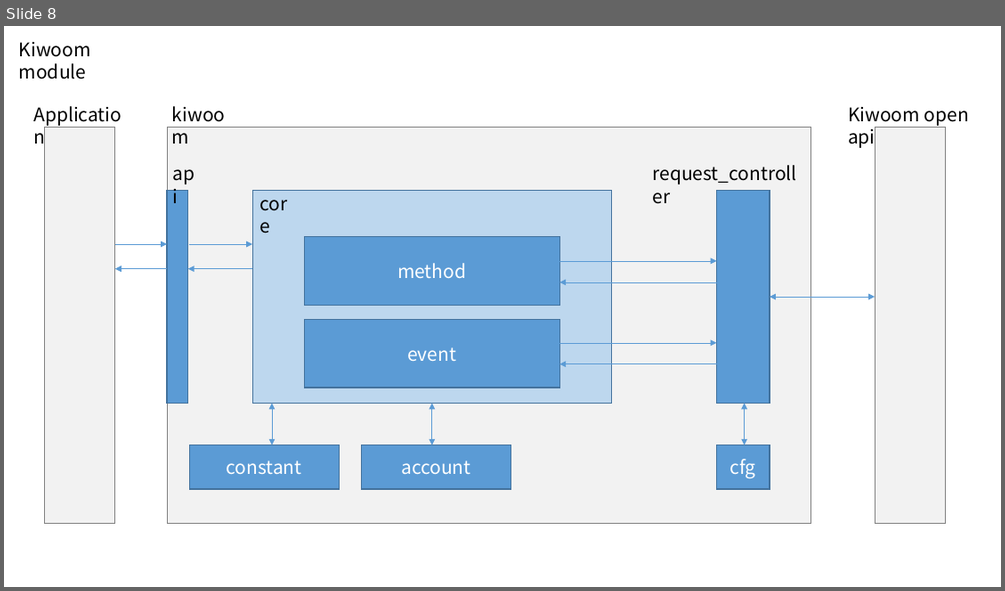
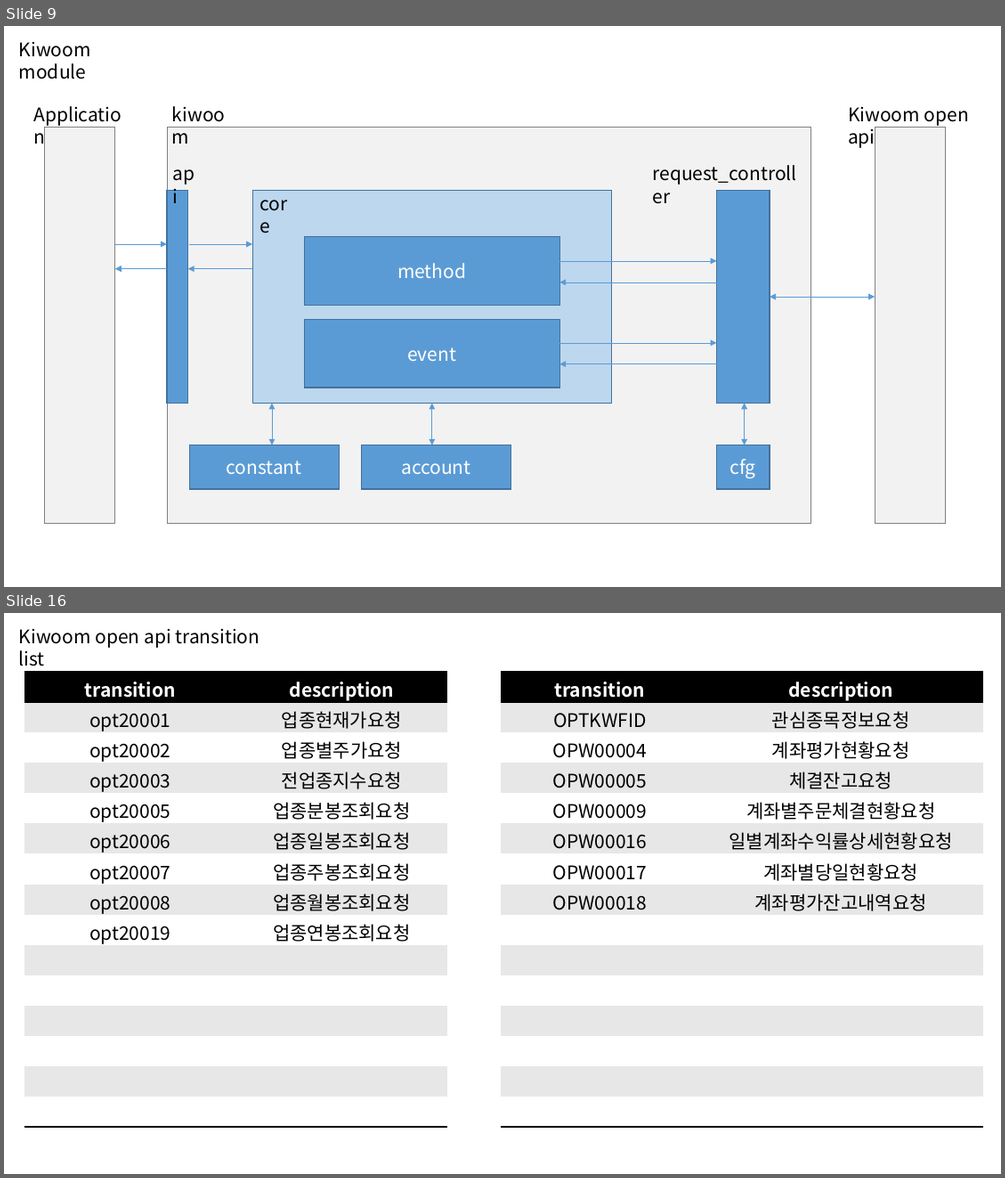
Before and after one commit to happineer/system_trading, a slide deck: doc/TopTrader.pptx. Shown one above the other, each under a label of ours: slide 8 before the commit, slides 9 and 16 after it; the slides between them are not shown. The pictures are 1005x591 and 1005x1178 pixels, drawn with LibreOffice and Linux fonts; fonts in the diff are those of the drawing. Boxes give left, top, right and bottom in pixels: in the first picture for what was removed or moved away, otherwise in the second. Text is boxed around its words. In the diff, an @@ line names an element or a change of style, - is before the commit and + after.

```diff
--- a/doc/TopTrader.pptx
+++ b/doc/TopTrader.pptx
@@ slide 16 added at (x1=4, y1=613, x2=1001, y2=1174), background #FFFFFF @@
@@ text added at (x1=19, y1=629, x2=260, y2=666), 18 pt, text #000000 @@
+Kiwoom open api transition list
@@ table added at (x1=24, y1=672, x2=447, y2=1127), 15 rows, 2 columns @@
+transition | description
+opt20001 | 업종현재가요청
+opt20002 | 업종별주가요청
+opt20003 | 전업종지수요청
+opt20005 | 업종분봉조회요청
+opt20006 | 업종일봉조회요청
+opt20007 | 업종주봉조회요청
+opt20008 | 업종월봉조회요청
+opt20019 | 업종연봉조회요청
+ | 
+ | 
+ | 
+ | 
+ | 
+ | 
@@ table added at (x1=502, y1=672, x2=984, y2=1127), 15 rows, 2 columns @@
+transition | description
+OPTKWFID | 관심종목정보요청
+OPW00004 | 계좌평가현황요청
+OPW00005 | 체결잔고요청
+OPW00009 | 계좌별주문체결현황요청
+OPW00016 | 일별계좌수익률상세현황요청
+OPW00017 | 계좌별당일현황요청
+OPW00018 | 계좌평가잔고내역요청
+ | 
+ | 
+ | 
+ | 
+ | 
+ | 
+ | 
@@ what was slide 8 is now slide 9 @@
```
Also in this commit, not shown: 6 slides changed, 9 other slides added.
